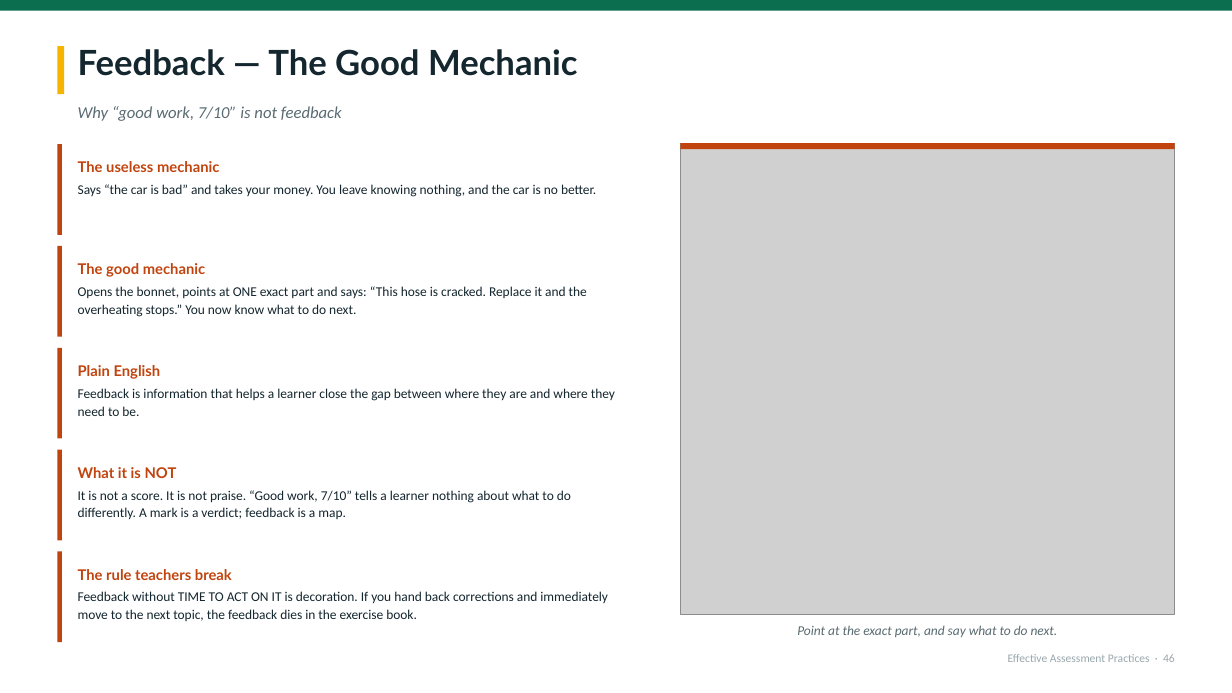
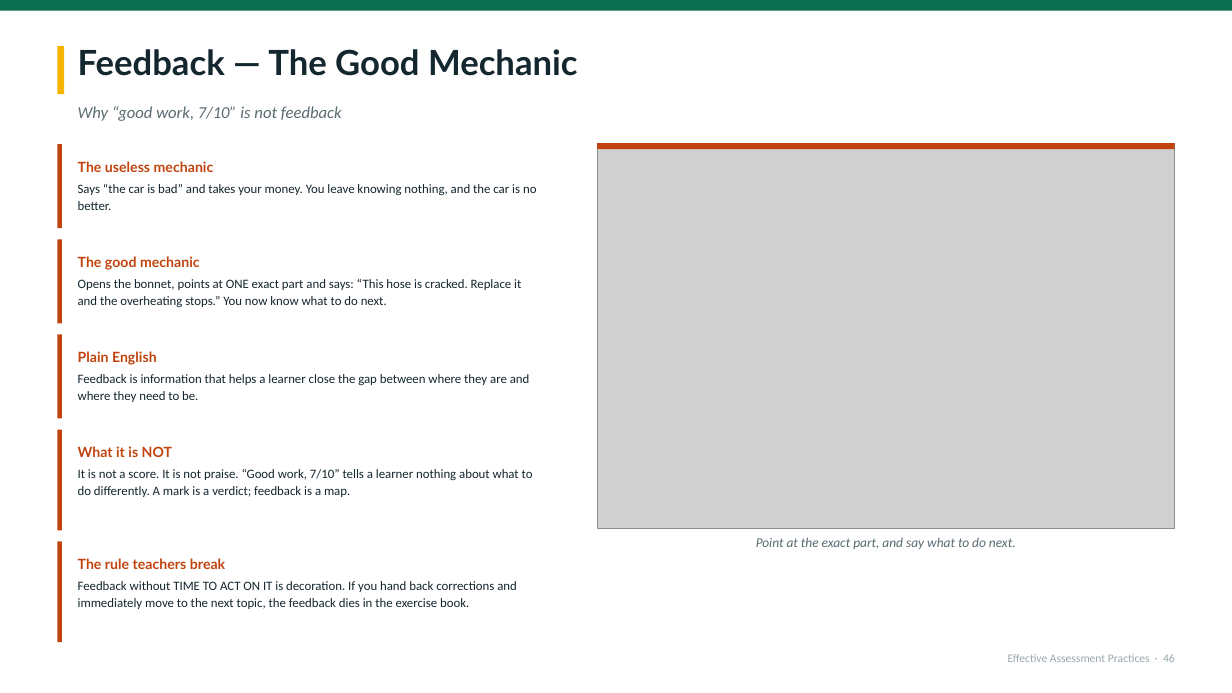
Before and after one commit to kumahemmanuel69-oss/Keelson-ACADEX, a slide deck: slide 46 of deliverables/Effective-Assessment-Practices-KATON-2026.pptx. Drawn at 1232x693 pixels with LibreOffice and Linux fonts; fonts in the diff are those of the drawing; grey boxes stand for pictures. Boxes give left, top, right and bottom in pixels: in the first picture for what was removed or moved away, otherwise in the second. Text is boxed around its words. In the diff, an @@ line names an element or a change of style, - is before the commit and + after.

```diff
--- a/deliverables/Effective-Assessment-Practices-KATON-2026.pptx
+++ b/deliverables/Effective-Assessment-Practices-KATON-2026.pptx
@@ rectangle: place and size @@
-rectangle at box(57, 144, 62, 235)
+rectangle at box(57, 144, 62, 228)
@@ rounded rectangle: place and size @@
-rounded rectangle at box(57, 144, 641, 235)
+rounded rectangle at box(57, 144, 558, 228)
@@ picture: place and size @@
-picture at box(680, 143, 1175, 615)
+picture at box(597, 143, 1175, 529)
@@ rectangle: place and size @@
-rectangle at box(680, 143, 1175, 150)
+rectangle at box(597, 143, 1175, 150)
@@ text "The useless mechanic" at box(78, 161, 536, 210): size 11.5 to 11 pt in "The useless mechanic"; size 10.5 to 10 pt in "Says “the car is bad” and takes ..." @@
@@ rectangle: place and size @@
-rectangle at box(57, 246, 62, 336)
+rectangle at box(57, 239, 62, 323)
@@ rounded rectangle: place and size @@
-rounded rectangle at box(57, 246, 641, 336)
+rounded rectangle at box(57, 239, 558, 323)
@@ text "The good mechanic": place and size @@
-text "The good mechanic" at box(78, 263, 587, 317)
+text "The good mechanic" at box(78, 256, 521, 307)
@@ text "The good mechanic" at box(78, 256, 521, 307): size 11.5 to 11 pt in "The good mechanic"; size 10.5 to 10 pt in "Opens the bonnet, points at ONE exact ..." @@
@@ rectangle: place and size @@
-rectangle at box(57, 348, 62, 438)
+rectangle at box(57, 335, 62, 419)
@@ rounded rectangle: place and size @@
-rounded rectangle at box(57, 348, 641, 438)
+rounded rectangle at box(57, 335, 558, 419)
@@ text "Plain English": place and size @@
-text "Plain English" at box(78, 365, 615, 416)
+text "Plain English" at box(78, 351, 530, 402)
@@ text "Plain English" at box(78, 351, 530, 402): size 11.5 to 11 pt in "Plain English"; size 10.5 to 10 pt in "Feedback is information that helps a learner ..." @@
@@ rectangle: place and size @@
-rectangle at box(57, 450, 62, 541)
+rectangle at box(57, 430, 62, 531)
@@ rounded rectangle: place and size @@
-rounded rectangle at box(57, 450, 641, 541)
+rounded rectangle at box(57, 430, 558, 531)
@@ text "What it is NOT": place and size @@
-text "What it is NOT" at box(78, 467, 571, 519)
+text "What it is NOT" at box(78, 446, 533, 497)
@@ text "What it is NOT" at box(78, 446, 533, 497): size 11.5 to 11 pt in "What it is NOT"; size 10.5 to 10 pt @@
@@ text "Point at the exact part, ...": place and size @@
-text "Point at the exact part, ..." at box(797, 625, 1058, 637)
+text "Point at the exact part, ..." at box(756, 537, 1016, 549)
@@ rectangle: place and size @@
-rectangle at box(57, 552, 62, 642)
+rectangle at box(57, 542, 62, 642)
@@ rounded rectangle: place and size @@
-rounded rectangle at box(57, 552, 641, 642)
+rounded rectangle at box(57, 542, 558, 642)
@@ text "The rule teachers break": place and size @@
-text "The rule teachers break" at box(78, 569, 608, 621)
+text "The rule teachers break" at box(78, 558, 517, 609)
@@ text "The rule teachers break" at box(78, 558, 517, 609): size 11.5 to 11 pt in "The rule teachers break"; size 10.5 to 10 pt in "Feedback without TIME TO ACT ON IT ..." @@
```
Also in this commit, not shown: 20 other slides changed, 2 other files.
